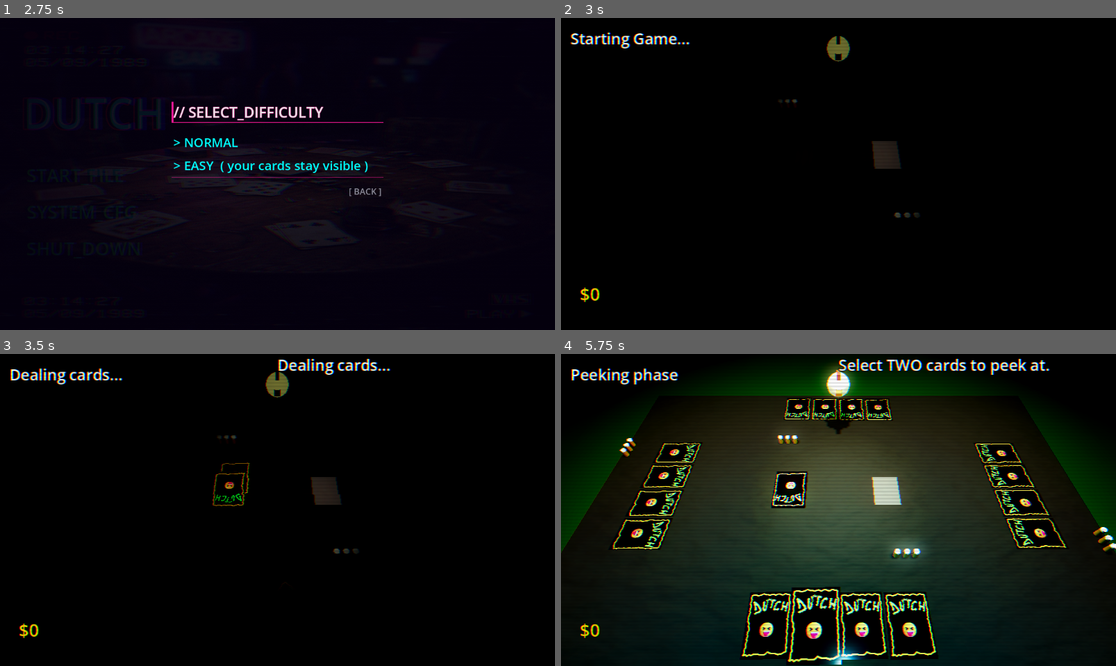
Above: before the commit, frames 1-4 (two rows, left to right).
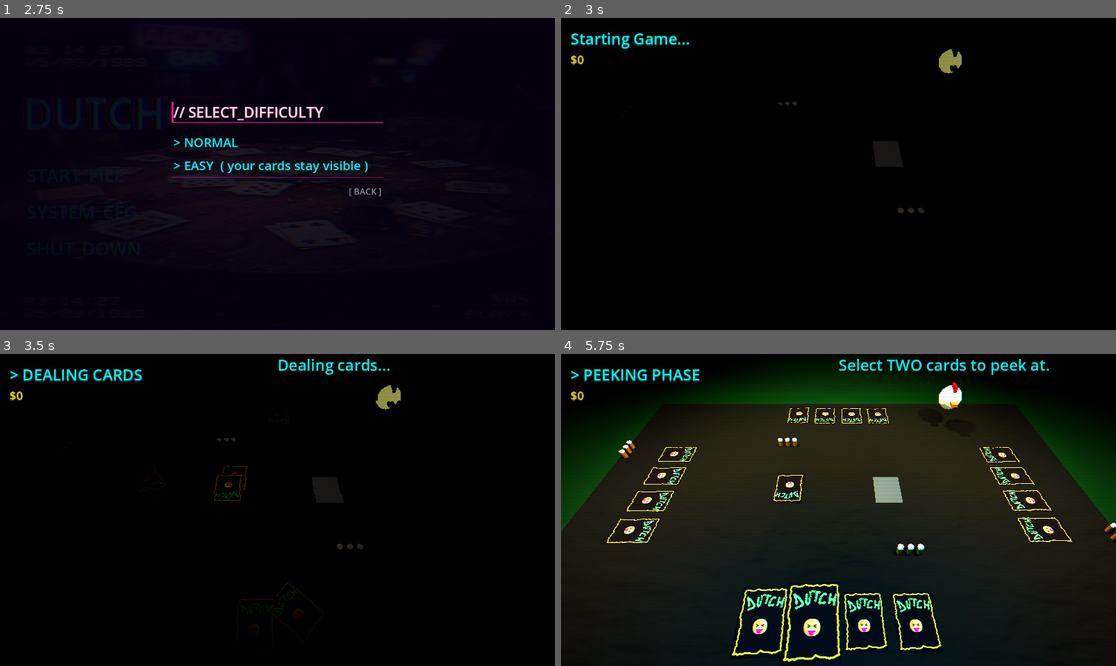
Above: after the commit, the same moments.

Repository: DinVin24/dutch
Game: Godot game, scene res://main_menu.tscn
The game is run twice, just before and just after one commit, with the same random seed, the same clock (stepped at 60 frames per second) and the same inputs.
Inputs (mouse positions are in pixels of both pictures, inside the frame that each line leads up to):
- Up to frame 1 (2.75 s): click "START_FILE" at 0.5 s; click "> START_FILE" at 1.25 s; click "START_FILE" at 2 s
- Up to frame 2 (3 s): click "> NORMAL" at 2.75 s
- Up to frame 3 (3.5 s): no input
- Up to frame 4 (5.75 s): tap Enter (game_confirm_card) at 3.5 s; move the mouse to (960, 494) at 3.52 s; hold D (game_select_right) 3.53-4.25 s; tap E (game_call_dutch) at 3.6 s; click (960, 494) at 3.67 s; tap Space (game_jump_in) at 3.77 s; drag from (727, 525) to (810, 572) at 4.27 s; move the mouse to (894, 441) at 5.02 s; hold D (game_select_right) from 5.03 s (still down); tap Q (game_confirm_dutch) at 5.1 s

Frame 1 is identical in both runs. In frame 2, 1.4% of the frame differs, in the area x 1-73%, y 4-92%; in frame 3, 2.4%; in frame 4, 28%, in the area x 0-100%, y 1-100%.

Commit message:
fix(ui): eliminate glare, fix camera bounds, and fix cinematic chicken zoom (#34)
- Turned off glow and fog entirely in game_board_3d.tscn Environment to completely solve blinding glare.
- Halved SpotLight_Table energy to 0.4 and set volumetric energy to 0.0.
- Set Card3D materials to completely matte (roughness=0.95, metallic=0.0) in card_3d.gd, stopping blinding specular reflections.
- Adjusted Camera3D to Y=6.5, Z=5.0 with a -60 degree pitch. The mathematical frustum boundary now captures Z=5.0 perfectly on the bottom edge, providing full visibility of player hand cards which extend to Z=4.7.
- Moved chicken forward to Z=-3.5, X=4.0 and lowered to Y=1.2 to sit prominently in the top-right corner of the table.
- Fixed cinematic camera zoom in game_board_3d.gd to perfectly frame the chicken's new location, added parallel tweening for smooth rotation, and fixed the chicken post-drop height.

Diff:
--- a/card_3d.gd
+++ b/card_3d.gd
@@ -92,9 +92,9 @@
 	# Selection visuals
 	if is_selected:
 		# Premium glow / lift for selection
-		scale = Vector3(1.1, 1.1, 1.1)
-	else:
-		scale = Vector3(1.0, 1.0, 1.0)
+		scale = Vector3(0.95, 0.95, 0.95)
+	else:
+		scale = Vector3(0.85, 0.85, 0.85)
 
 func _apply_atlas_textures():
 	if _master_texture == null:
@@ -124,8 +124,8 @@
 	front_mat.uv1_scale = Vector3(1.0/13.0, 1.0/5.0, 1.0)
 	front_mat.uv1_offset = Vector3(float(col)/13.0, float(row)/5.0, 0.0)
 
-	front_mat.metallic = 0.3
-	front_mat.roughness = 0.2
+	front_mat.metallic = 0.0
+	front_mat.roughness = 0.95
 	# user requested removal of blue highlights, so we keep emission OFF
 
 	front_face.set_surface_override_material(0, front_mat)
@@ -137,8 +137,8 @@
 	back_mat.uv1_scale = Vector3(1.0/13.0, 1.0/5.0, 1.0)
 	back_mat.uv1_offset = Vector3(0.0, 4.0/5.0, 0.0)
 
-	back_mat.metallic = 0.5
-	back_mat.roughness = 0.1
+	back_mat.metallic = 0.0
+	back_mat.roughness = 0.95
 	# user requested removal of blue highlights, so we keep emission OFF
 
 	back_face.set_surface_override_material(0, back_mat)
--- a/game_board_3d.gd
+++ b/game_board_3d.gd
@@ -130,9 +130,9 @@
 func _create_hud_ui():
 	# Action Buttons Container: Moved to bottom-right to avoid overlapping hand cards
 	var action_container = VBoxContainer.new()
-	action_container.set_anchors_preset(Control.PRESET_BOTTOM_RIGHT)
-	action_container.offset_left = -200
-	action_container.offset_right = -30
+	action_container.set_anchors_preset(Control.PRESET_BOTTOM_LEFT)
+	action_container.offset_left = 30
+	action_container.offset_right = 230
 	action_container.offset_top = -400
 	action_container.offset_bottom = -30
 	action_container.alignment = BoxContainer.ALIGNMENT_END
@@ -141,63 +141,65 @@
 	action_container.mouse_filter = Control.MOUSE_FILTER_IGNORE
 
 	# Standard HUD buttons
-	end_turn_btn = _create_button(action_container, "END TURN", Color(0.2, 0.6, 0.2))
-	jump_in_btn = _create_button(action_container, "JUMP IN", Color(0.2, 0.4, 0.8))
-	call_dutch_btn = _create_button(action_container, "CALL DUTCH!", Color(0.8, 0.2, 0.2))
-	confirm_dutch_btn = _create_button(action_container, "CONFIRM DUTCH", Color(0.2, 0.6, 0.2))
-	forfeit_dutch_btn = _create_button(action_container, "FORFEIT DUTCH", Color(0.8, 0.2, 0.2))
+	end_turn_btn = _create_button(action_container, "> END_TURN <", Color(0.0, 1.0, 1.0))
+	jump_in_btn = _create_button(action_container, "> JUMP_IN <", Color(0.0, 1.0, 1.0))
+	call_dutch_btn = _create_button(action_container, "> CALL_DUTCH <", Color(1.0, 0.0, 0.8))
+	confirm_dutch_btn = _create_button(action_container, "> CONFIRM_DUTCH <", Color(0.0, 1.0, 1.0))
+	forfeit_dutch_btn = _create_button(action_container, "> FORFEIT_DUTCH <", Color(1.0, 0.0, 0.8))
 	end_turn_btn.pressed.connect(_on_end_turn_pressed)
 	jump_in_btn.pressed.connect(_on_jump_in_pressed)
 	call_dutch_btn.pressed.connect(_on_call_dutch_pressed)
 	confirm_dutch_btn.pressed.connect(_on_confirm_dutch_pressed)
 	forfeit_dutch_btn.pressed.connect(_on_cancel_dutch_pressed)
 
+	# Restyle the TurnLabel
+	turn_label.add_theme_color_override("font_color", Color(0.0, 1.0, 1.0))
+	turn_label.add_theme_color_override("font_shadow_color", Color(0.0, 1.0, 1.0, 0.3))
+	turn_label.add_theme_constant_override("shadow_offset_x", 0)
+	turn_label.add_theme_constant_override("shadow_offset_y", 2)
+
 	# Local Player Money Label (Only show P0)
 	var l = Label.new()
 	l.text = "$0"
-	l.add_theme_font_size_override("font_size", 36)
-	l.add_theme_color_override("font_color", Color.GOLD)
-	l.add_theme_color_override("font_outline_color", Color.BLACK)
-	l.add_theme_constant_override("outline_size", 4)
-	$GameUI/MainHUD.add_child(l)
-	l.set_anchors_preset(Control.PRESET_BOTTOM_LEFT)
-	l.offset_left = 40
-	l.offset_top = -100
-	l.offset_bottom = -60
+	l.add_theme_font_size_override("font_size", 24)
+	l.add_theme_color_override("font_color", Color(1.0, 0.9, 0.2))
+	l.add_theme_color_override("font_shadow_color", Color(1.0, 0.9, 0.2, 0.3))
+	l.add_theme_constant_override("shadow_offset_x", 0)
+	l.add_theme_constant_override("shadow_offset_y", 2)
+	$GameUI/MainHUD/TopLeft.add_child(l)
 	money_labels.append(l)
 
 func _create_button(parent: Node, text: String, color: Color) -> Button:
 	var btn = Button.new()
 	btn.text = text
-	btn.add_theme_font_size_override("font_size", 20)
+	btn.add_theme_font_size_override("font_size", 24)
 
 	var style = StyleBoxFlat.new()
-	style.bg_color = color.darkened(0.7)
-	style.bg_color.a = 0.6 # Glassmorphism
-	style.border_width_left = 2
-	style.border_width_top = 2
-	style.border_width_right = 2
-	style.border_width_bottom = 2
-	style.border_color = color.lightened(0.3)
-	style.set_corner_radius_all(4)
-	style.shadow_color = color
-	style.shadow_size = 8
-
-	var hover_style = style.duplicate()
-	hover_style.bg_color = color.darkened(0.5)
-	hover_style.bg_color.a = 0.8
-	hover_style.border_color = Color.WHITE
+	style.bg_color = Color(0, 0, 0, 0)
+	style.border_width_left = 4
+	style.border_color = color
+
+	var hover_style = StyleBoxFlat.new()
+	hover_style.bg_color = color
+	hover_style.border_width_left = 4
+	hover_style.border_color = color.lightened(0.5)
 
 	btn.add_theme_stylebox_override("normal", style)
 	btn.add_theme_stylebox_override("hover", hover_style)
 	btn.add_theme_stylebox_override("pressed", hover_style)
+
+	btn.add_theme_color_override("font_color", color)
+	btn.add_theme_color_override("font_hover_color", Color.BLACK)
+	btn.add_theme_color_override("font_pressed_color", Color.BLACK)
+	btn.alignment = HORIZONTAL_ALIGNMENT_LEFT
+
 	parent.add_child(btn)
 
 	# Explicitly set mouse filter to STOP for the button so it can still be clicked,
 	# but its PARENT (action_container) is IGNORE so clicks pass through the spacing.
 	btn.mouse_filter = Control.MOUSE_FILTER_STOP
 
-	btn.custom_minimum_size = Vector2(160, 45)
+	btn.custom_minimum_size = Vector2(240, 45)
 	btn.hide()
 	return btn
 
@@ -284,7 +286,7 @@
 	var chicken = CSGSphere3D.new()
 	chicken.radius = 0.4
 	# Move lower and slightly closer to center of the table so camera sees it
-	chicken.position = Vector3(0, 1.5, -3.5)
+	chicken.position = Vector3(4.0, 1.2, -3.5)
 
 	var mat = StandardMaterial3D.new()
 	mat.albedo_color = Color(0.9, 0.9, 0.8) # Pale chicken
@@ -345,19 +347,19 @@
 	if is_instance_valid(_chicken_node):
 		var tween = create_tween()
 		tween.tween_property(_chicken_node, "position:y", 2.0, 0.1).set_trans(Tween.TRANS_QUAD).set_ease(Tween.EASE_OUT)
-		tween.tween_property(_chicken_node, "position:y", 1.5, 0.2).set_trans(Tween.TRANS_BOUNCE).set_ease(Tween.EASE_OUT)
+		tween.tween_property(_chicken_node, "position:y", 1.2, 0.2).set_trans(Tween.TRANS_BOUNCE).set_ease(Tween.EASE_OUT)
 
 		# Camera cinematic zoom - GUARD against re-entry
 		if not _chicken_zoom_active:
 			_chicken_zoom_active = true
-			var target_pos = _chicken_node.global_position + Vector3(0, 0.2, 1.0)
+			var target_pos = _chicken_node.global_position + Vector3(0, 0.8, 2.0)
 			var cam_tween = create_tween()
 			var old_base = _base_camera_pos
 			var original_fov = camera.fov
 			var original_rot = camera.rotation_degrees
 
 			cam_tween.tween_property(camera, "global_position", target_pos, 0.3).set_trans(Tween.TRANS_CUBIC)
-			cam_tween.tween_property(camera, "rotation_degrees", Vector3(-10, 0, 0), 0.3).set_trans(Tween.TRANS_CUBIC)
+			cam_tween.parallel().tween_property(camera, "rotation_degrees", Vector3(-20, 0, 0), 0.3).set_trans(Tween.TRANS_CUBIC)
 			cam_tween.parallel().tween_property(camera, "fov", 45.0, 0.3).set_trans(Tween.TRANS_CUBIC)
 			cam_tween.tween_interval(0.8)
 			cam_tween.tween_property(camera, "global_position", old_base, 0.4).set_trans(Tween.TRANS_QUAD)
@@ -525,7 +527,7 @@
 
 func _on_turn_started(player_idx):
 	var p_info = GameManager.players_info[player_idx]
-	turn_label.text = p_info.name + "'s Turn"
+	turn_label.text = "> " + p_info.name.to_upper() + "'S TURN"
 	_animate_glitch_text(turn_label)
 	_update_turn_lights(player_idx)
 	if player_idx != 0:
@@ -682,9 +684,10 @@
 	label.text = text
 	label.add_theme_font_size_override("font_size", 32)
 	label.horizontal_alignment = HORIZONTAL_ALIGNMENT_CENTER
-	label.add_theme_color_override("font_color", Color(1, 1, 1))
-	label.add_theme_color_override("font_outline_color", Color(0, 0, 0))
-	label.add_theme_constant_override("outline_size", 6)
+	label.add_theme_color_override("font_color", Color(0.0, 1.0, 1.0))
+	label.add_theme_color_override("font_shadow_color", Color(0, 0, 0, 0.8))
+	label.add_theme_constant_override("shadow_offset_x", 3)
+	label.add_theme_constant_override("shadow_offset_y", 3)
 	top_center.add_child(label)
 	# Bug 5: responsive pos
 	top_center.set_anchors_preset(Control.PRESET_CENTER_TOP)
@@ -728,10 +731,10 @@
 
 	match new_state:
 		GameManager.GameState.DEAL_CARDS:
-			turn_label.text = "Dealing cards..."
+			turn_label.text = "> DEALING CARDS"
 			_handle_initial_deal()
 		GameManager.GameState.INITIAL_PEEK:
-			turn_label.text = "Peeking phase"
+			turn_label.text = "> PEEKING PHASE"
 			_start_peek_phase()
 			_update_turn_lights(-1, true)
 		GameManager.GameState.TURN_RESOLVE_DRAWN:
@@ -1082,7 +1085,7 @@
 					for c in peeked_cards:
 						if is_instance_valid(c):
 							c.is_being_peeked = false
-							c.animate_flip(false)
+							c.animate_flip(false, 0.05)
 							c.set_interactive(false)
 					peeked_cards.clear()
 					GameManager.complete_initial_peek()
--- a/game_board_3d.tscn
+++ b/game_board_3d.tscn
@@ -8,16 +8,12 @@
 ambient_light_source = 1
 ambient_light_color = Color(0.01, 0.01, 0.01, 1)
 tonemap_mode = 3
-glow_enabled = true
-glow_intensity = 1.0
-glow_strength = 1.0
-glow_bloom = 0.1
+glow_intensity = 0.0
+glow_strength = 0.0
 glow_blend_mode = 0
-glow_hdr_threshold = 0.5
-fog_enabled = true
 fog_light_color = Color(0.02, 0.02, 0.02, 1)
-fog_density = 0.05
-volumetric_fog_density = 0.02
+fog_density = 0.0
+volumetric_fog_density = 0.0
 volumetric_fog_albedo = Color(0.05, 0.05, 0.05, 1)
 
 [sub_resource type="BoxMesh" id="BoxMesh_Table"]
@@ -43,9 +39,9 @@
 [sub_resource type="ShaderMaterial" id="ShaderMaterial_CRT"]
 shader = ExtResource("2_shader")
 shader_parameter/scanline_count = 360.0
-shader_parameter/scanline_intensity = 0.12
-shader_parameter/aberration_amount = 1.4
-shader_parameter/vignette_intensity = 0.6
+shader_parameter/scanline_intensity = 0.05
+shader_parameter/aberration_amount = 0.4
+shader_parameter/vignette_intensity = 0.3
 shader_parameter/curvature = 1.8
 shader_parameter/glitch_intensity = 0.0
 shader_parameter/time = 0.0
@@ -59,8 +55,8 @@
 [node name="SpotLight_Deck" type="SpotLight3D" parent="." unique_id=45875596]
 transform = Transform3D(1, 0, 0, 0, -4.37114e-08, 1, 0, -1, -4.37114e-08, -1.5, 3.5, 0)
 light_color = Color(1, 0.95, 0.9, 1)
-light_energy = 0.5
-light_volumetric_fog_energy = 1.5
+light_energy = 0.05
+light_volumetric_fog_energy = 0.0
 shadow_enabled = true
 spot_range = 8.0
 spot_angle = 25.0
@@ -68,23 +64,23 @@
 [node name="SpotLight_Discard" type="SpotLight3D" parent="." unique_id=158839449]
 transform = Transform3D(1, 0, 0, 0, -4.37114e-08, 1, 0, -1, -4.37114e-08, 1.5, 3.5, 0)
 light_color = Color(1, 0.8, 0.8, 1)
-light_energy = 0.5
-light_volumetric_fog_energy = 1.5
+light_energy = 0.05
+light_volumetric_fog_energy = 0.0
 shadow_enabled = true
 spot_range = 8.0
 spot_angle = 25.0
 
 [node name="SpotLight_Table" type="SpotLight3D" parent="." unique_id=1825334186]
 transform = Transform3D(1, 0, 0, 0, -4.37114e-08, 1, 0, -1, -4.37114e-08, 0, 5, 0)
-light_color = Color(1, 1, 0.9, 1)
-light_energy = 2.0
-light_volumetric_fog_energy = 2.0
-shadow_enabled = true
-spot_range = 10.0
-spot_angle = 35.0
+light_color = Color(1, 0.95, 0.85, 1)
+light_energy = 0.4
+light_volumetric_fog_energy = 0.0
+shadow_enabled = true
+spot_range = 12.0
+spot_angle = 50.0
 
 [node name="Camera3D" type="Camera3D" parent="." unique_id=701076918]
-transform = Transform3D(1, 4.2146862e-08, -4.214684e-08, 1.151398e-08, 0.55719453, 0.83038205, 5.848198e-08, -0.83038205, 0.55719453, 0, 6.8125296, 5.238456)
+transform = Transform3D(1, 0, 0, 0, 0.6354183, 0.77216816, 0, -0.77216816, 0.6354183, 0, 6.1097326, 5.7597327)
 fov = 60.0
 
 [node name="Table" type="MeshInstance3D" parent="." unique_id=1174919008]
@@ -164,7 +160,7 @@
 [node name="AmbientFill" type="DirectionalLight3D" parent="." unique_id=1546069566]
 transform = Transform3D(0.707107, -0.353553, 0.612372, 0, 0.866025, 0.5, -0.707107, -0.353553, 0.612372, 0, 10, 0)
 light_color = Color(0.25, 0.25, 0.25, 1)
-light_energy = 0.05
+light_energy = 0.15
 
 [node name="GameUI" type="CanvasLayer" parent="." unique_id=322047825]
 
@@ -177,13 +173,13 @@
 grow_vertical = 2
 mouse_filter = 2
 
-[node name="TopLeft" type="MarginContainer" parent="GameUI/MainHUD" unique_id=371321064]
+[node name="TopLeft" type="VBoxContainer" parent="GameUI/MainHUD" unique_id=371321064]
 layout_mode = 0
-offset_right = 40.0
-offset_bottom = 40.0
+offset_left = 20.0
+offset_top = 20.0
+offset_right = 300.0
+offset_bottom = 140.0
 mouse_filter = 2
-theme_override_constants/margin_left = 20
-theme_override_constants/margin_top = 20
 
 [node name="TurnLabel" type="Label" parent="GameUI/MainHUD/TopLeft" unique_id=1788336695]
 layout_mode = 2
